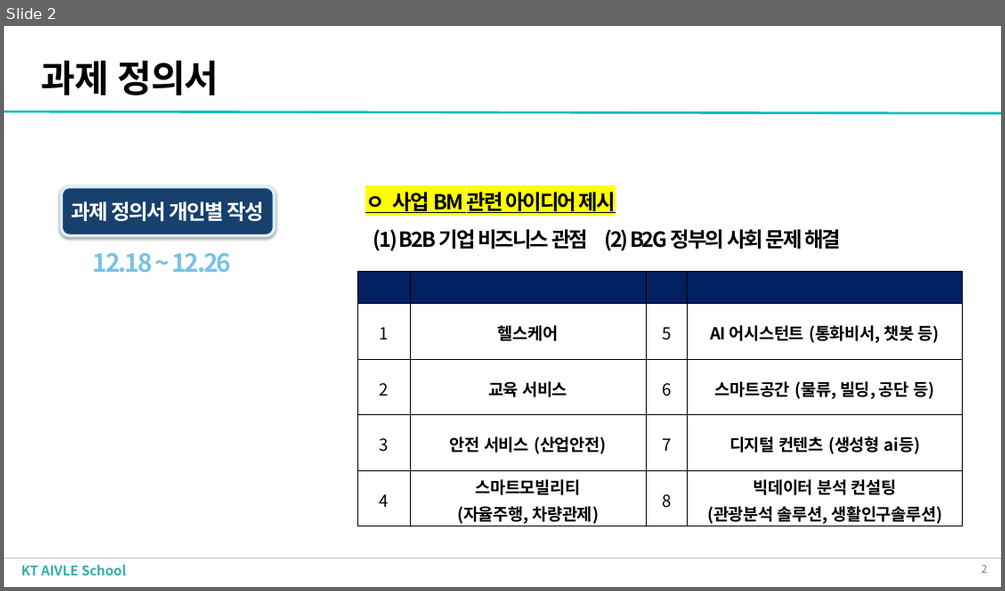
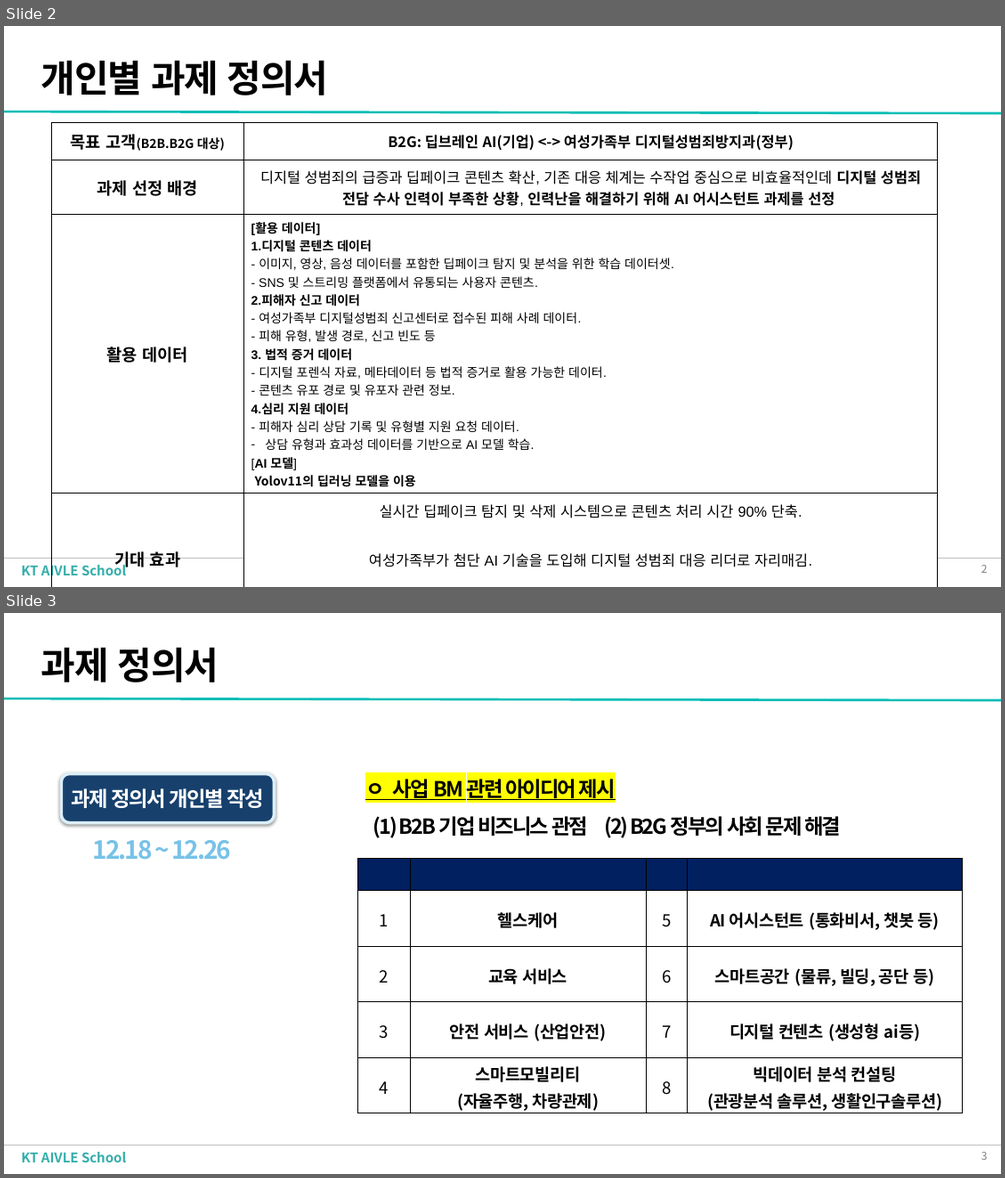
Before and after one commit to yangjung-woo/KT-Workspace, a slide deck: KT_AIVLE_DX_Regular_course/Week1/DX_빅프로젝트_설명회 자료 (2)/개인별 과제 정의서 양식.pptx. Shown one above the other, each under a label of ours: slide 2 before the commit, slides 2 and 3 after it. The pictures are 1005x591 and 1005x1178 pixels, drawn with LibreOffice and Linux fonts; fonts in the diff are those of the drawing; background and template pictures are left out. Boxes give left, top, right and bottom in pixels: in the first picture for what was removed or moved away, otherwise in the second. Text is boxed around its words. In the diff, an @@ line names an element or a change of style, - is before the commit and + after.

```diff
--- a/KT_AIVLE_DX_Regular_course/Week1/DX_빅프로젝트_설명회 자료 (2)/개인별 과제 정의서 양식.pptx
+++ b/KT_AIVLE_DX_Regular_course/Week1/DX_빅프로젝트_설명회 자료 (2)/개인별 과제 정의서 양식.pptx
@@ slide 2 added at [4, 26, 1001, 587], background #FFFFFF; not listed: 4 template elements that a slide beside it also shows @@
@@ title added at [41, 60, 329, 95], 36 pt, text #000000, bold @@
+개인별 과제 정의서
@@ table added at [52, 122, 938, 573], 4 rows, 2 columns @@
+목표 고객(B2B.B2G 대상) | B2G: 딥브레인 AI(기업) <-> 여성가족부 디지털성범죄방지과(정부)
+과제 선정 배경 | 디지털 성범죄의 급증과 딥페이크 콘텐츠 확산, 기존 대응 체계는 수작업 중심으로 비효율적인데 디지털 성범죄 전담 수사 인력이 부족한 상황, 인력난을 해결하기 위해 AI 어시스턴트 과제를 선정
+활용 데이터 | [활용 데이터] / 1.디지털 콘텐츠 데이터 / - 이미지, 영상, 음성 데이터를 포함한 딥페이크 탐지 및 분석을 위한 학습 데이터셋. / - SNS 및 스트리밍 플랫폼에서 유통되는 사용자 콘텐츠. / 2.피해자 신고 데이터 / - 여성가족부 디지털성범죄 신고센터로 접수된 피해 사례 데이터. / - 피해 유형, 발생 경로, 신고 빈도 등 / 3. 법적 증거 데이터 / - 디지털 포렌식 자료, 메타데이터 등 법적 증거로 활용 가능한 데이터. / - 콘텐츠 유포 경로 및 유포자 관련 정보. / 4.심리 지원 데이터 / - 피해자 심리 상담 기록 및 유형별 지원 요청 데이터. / 상담 유형과 효과성 데이터를 기반으로 AI 모델 학습. / [AI 모델] / Yolov11의 딥러닝 모델을 이용
+기대 효과 | 실시간 딥페이크 탐지 및 삭제 시스템으로 콘텐츠 처리 시간 90% 단축. / 여성가족부가 첨단 AI 기술을 도입해 디지털 성범죄 대응 리더로 자리매김. / 기존 수작업 탐지와 법적 대응 과정에서 소모되는 인력 및 행정 비용 절감.
@@ what was slide 2 is now slide 3 @@
```
Also in this commit, not shown: 1 slide changed, 13 other files.
